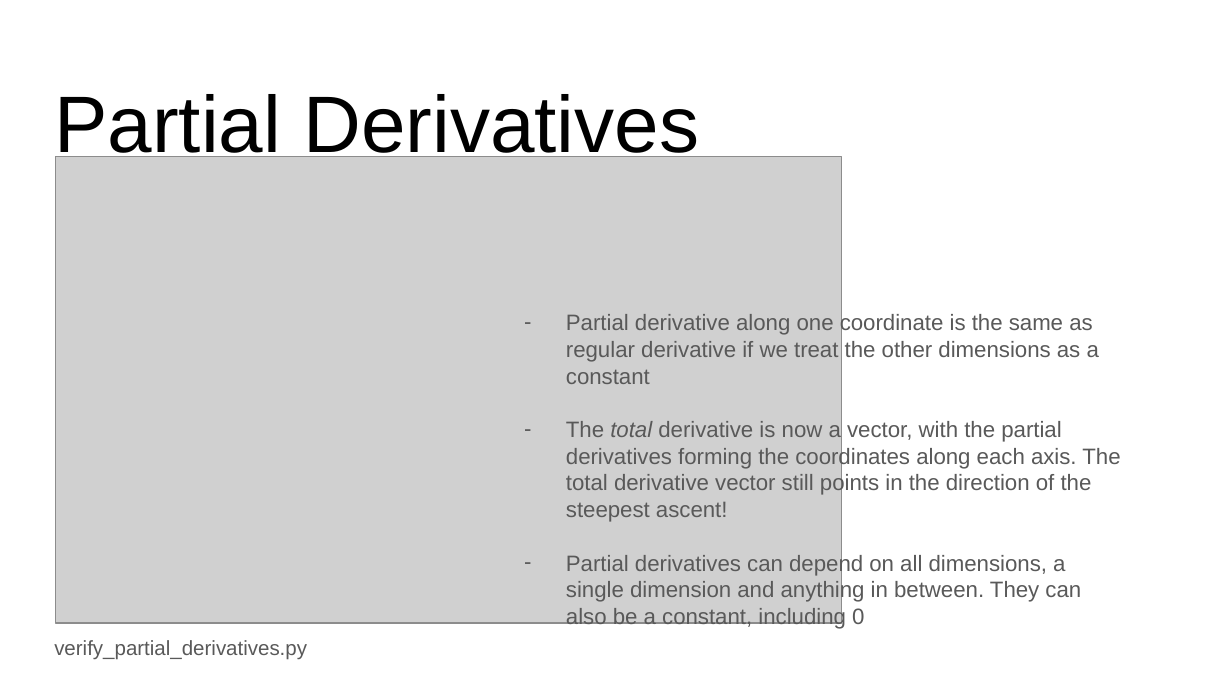
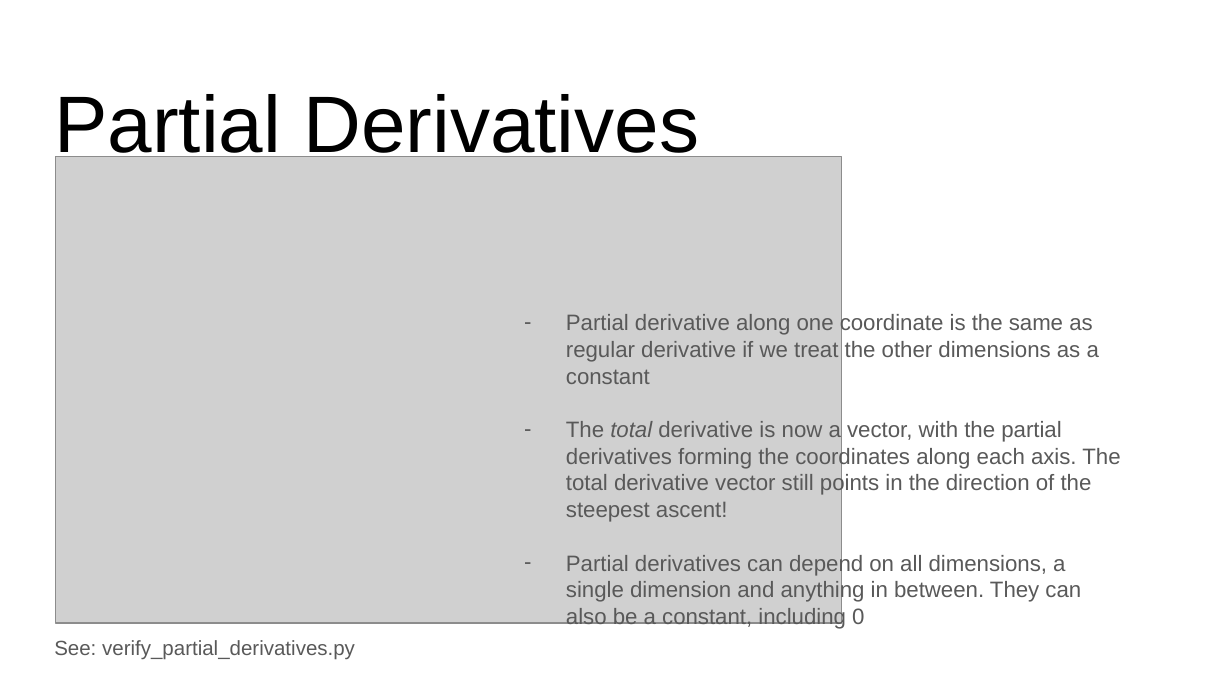
Before and after one commit to ankur6ue/deep-learning-course, a slide deck: slide 5 of Module 1/class_1.3/deep_learning_course_class_1.3.pptx. Drawn at 1232x693 pixels with LibreOffice and Linux fonts; fonts in the diff are those of the drawing; grey boxes stand for pictures. Boxes give left, top, right and bottom in pixels: in the first picture for what was removed or moved away, otherwise in the second. Text is boxed around its words. In the diff, an @@ line names an element or a change of style, - is before the commit and + after.

```diff
--- a/Module 1/class_1.3/deep_learning_course_class_1.3.pptx
+++ b/Module 1/class_1.3/deep_learning_course_class_1.3.pptx
@@ text at [54, 640, 355, 660]: text changed @@
-verify_partial_derivatives.py
+See: verify_partial_derivatives.py
```
Also in this commit, not shown: 8 other slides changed, 4 slides added, 1 slide removed, 1 other file.
